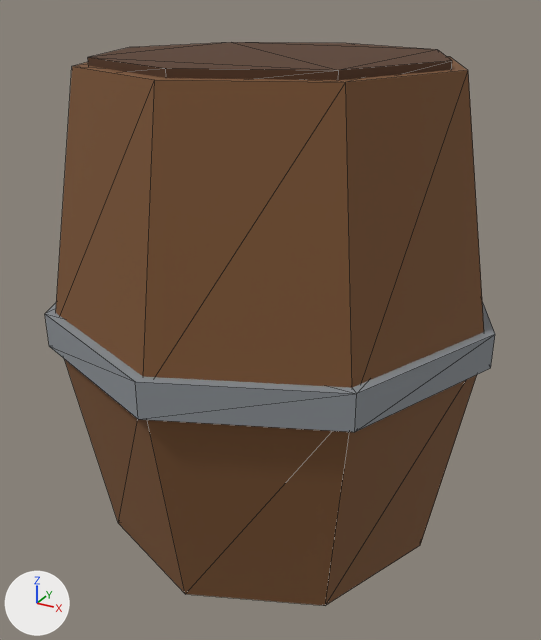
The glTF model assets/models/props/barrel.glb, before and after one commit.
The view is the same before and after, from a camera (50 mm lens) standing at (0.502, -0.922, 0.785) and looking at (0.003, -0.015, 0.332). Arrows for +X, +Y and +Z are at lower left; the lights stay in place. The first picture is the older version. Mesh edges are drawn as thin lines. Vertices at exactly the same position are counted once.

The older version as bpy lines, for what is in view:
```python
me_barrel = bpy.data.meshes.new('barrel')
me_barrel.from_pydata(...)  # an 8-sided cut cone along z (radius 0.26 at the low end, 0.32 at the high end) spanning x -0.32..0.32, y -0.32..0.32, z 0.0..0.35; an 8-sided cut cone along z (radius 0.32 at the low end, 0.26 at the high end) spanning x -0.32..0.32, y -0.32..0.32, z 0.35..0.7; an 8-sided cylinder along z spanning x -0.33..0.33, y -0.33..0.33, z 0.325..0.375; an 8-sided cylinder along z spanning x -0.24..0.24, y -0.24..0.24, z 0.69..0.71
me_barrel.materials.append(mat_pal_matte)
ob_barrel = bpy.data.objects.new('barrel', me_barrel)
ob_barrel.location = (0.0, 0.0, 0.0)
```
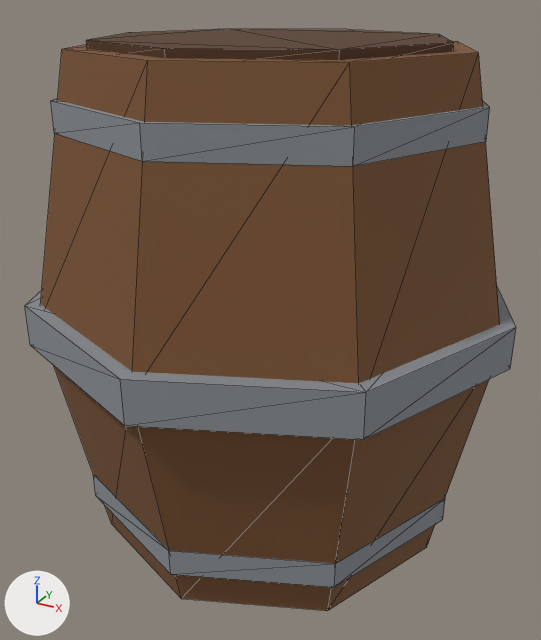
Pixel boxes (x1, y1, x2, y2) of what changed, in the pictures (541 x 640 px):
```json
{"object": "barrel", "change": "reshaped", "before": [45, 42, 495, 606], "after": [25, 29, 516, 611], "on screen": "9% wider"}
{"part": 1, "of": "me_barrel", "change": "added", "after": [25, 287, 516, 440]}
{"part": 2, "of": "me_barrel", "change": "added", "after": [93, 474, 445, 587]}
{"part": 3, "of": "me_barrel", "change": "added", "after": [51, 98, 490, 166]}
{"part": 4, "of": "me_barrel", "change": "rebuilt", "before": [64, 359, 477, 606], "after": [41, 41, 500, 611]}
{"part": 5, "of": "me_barrel", "change": "deleted", "before": [45, 302, 495, 432]}
{"part": 6, "of": "me_barrel", "change": "built on", "before": [56, 42, 484, 388], "after": [86, 29, 454, 60]}
```

Edits to the scene script, one JSON object a line:
```json
{"block": "me_barrel", "where": "# used by ob_barrel; location = (0.0, 0.0, 0.0)"}
{"op": "remove", "block": "me_barrel", "code": "me_barrel.from_pydata(...)  # 64 vertices, 112 faces; spans x -0.33..0.33, y -0.33..0.33, z 0.0..0.71"}
{"op": "add", "block": "me_barrel", "code": "me_barrel.from_pydata(...)  # 88 vertices, 164 faces; spans x -0.355..0.355, y -0.355..0.355, z 0.0..0.73"}
{"block": "me_barrel", "change": "me_barrel part 1: a new loose piece, an 8-sided cylinder along z spanning x -0.355..0.355, y -0.355..0.355, z 0.33..0.39, in mat_pal_matte"}
{"block": "me_barrel", "change": "me_barrel part 2: a new loose piece, an 8-sided cylinder along z spanning x -0.29..0.29, y -0.29..0.29, z 0.06..0.1, in mat_pal_matte"}
{"block": "me_barrel", "change": "me_barrel part 3: a new loose piece, an 8-sided cylinder along z spanning x -0.29..0.29, y -0.29..0.29, z 0.62..0.66, in mat_pal_matte"}
{"block": "me_barrel", "change": "me_barrel part 4: the loose piece of 16 vertices spanning x -0.32..0.32, y -0.32..0.32, z 0.0..0.35 is rebuilt with 24 vertices and now spans x -0.34..0.34, y -0.34..0.34, z 0.0..0.72"}
{"block": "me_barrel", "change": "me_barrel part 5: the loose piece of 16 vertices spanning x -0.33..0.33, y -0.33..0.33, z 0.325..0.375 is deleted"}
{"block": "me_barrel", "change": "me_barrel part 6"}
{"block": "me_barrel", "change": "24 vertices are removed from x -0.32..0.32, y -0.32..0.32, z 0.35..0.7"}
{"block": "me_barrel", "change": "56 faces are deleted"}
{"block": "me_barrel", "change": "8 new vertices lie (0.0, 0.0, 0.02) away from vertices in x -0.24..0.24, y -0.24..0.24, z 0.71"}
{"block": "me_barrel", "change": "28 new faces join them"}
```
